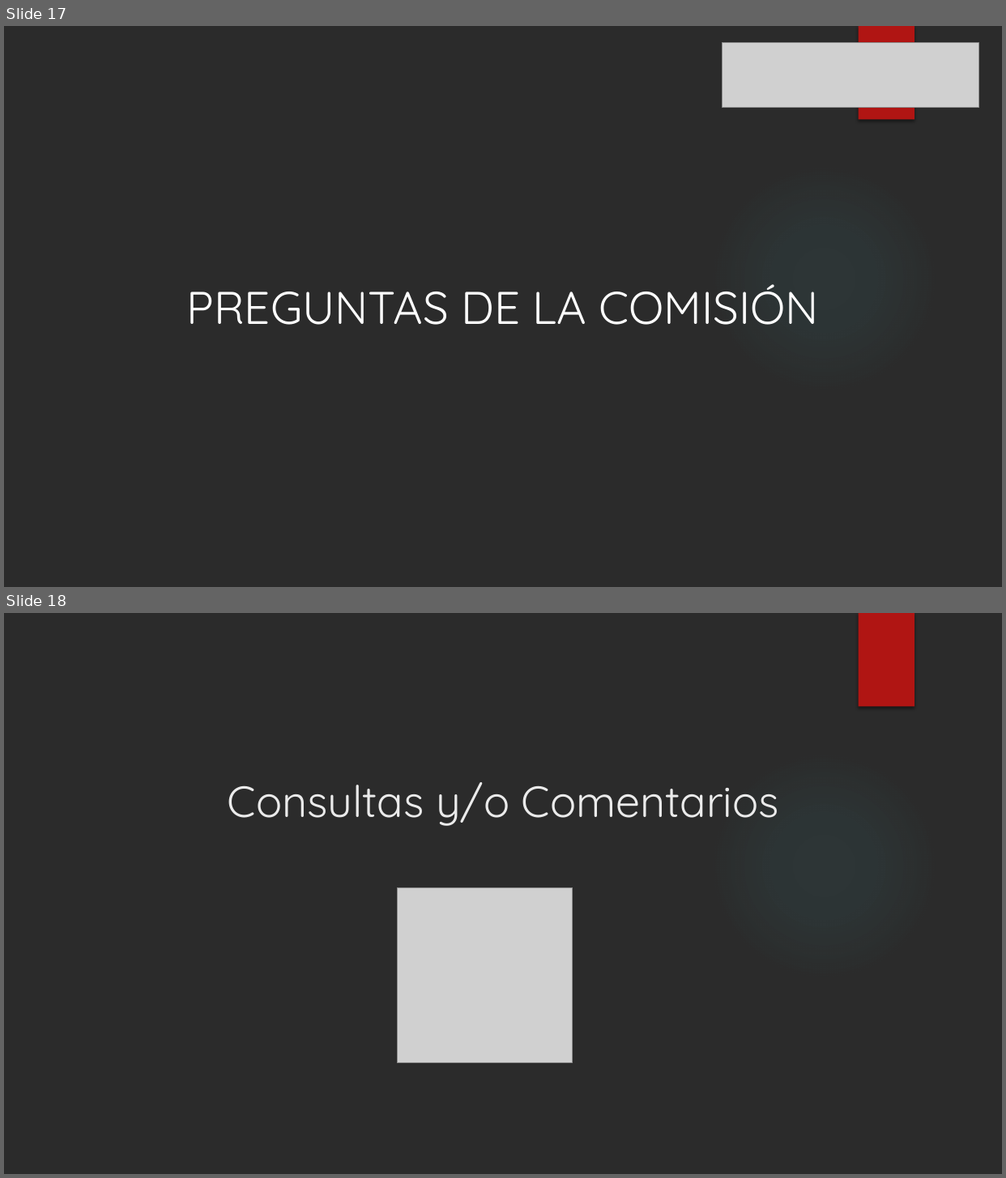
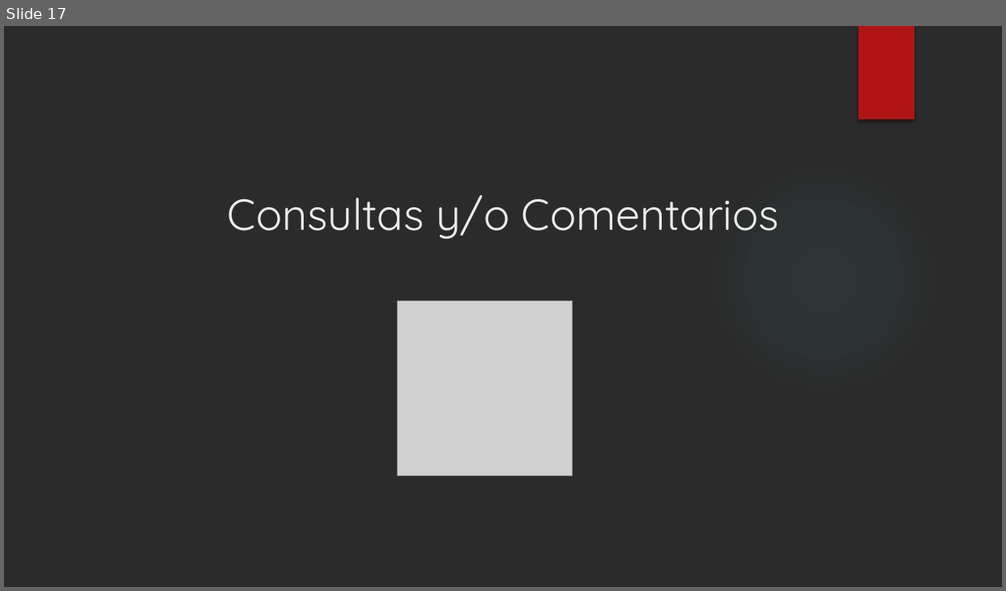
Before and after one commit to DiegoJimenez2003/Capstone_repo_06, a slide deck: Fase 2/Formato Presentación final 2025.pptx. Shown one above the other, each under a label of ours: slides 17 and 18 before the commit, slide 17 after it. The pictures are 1006x1178 and 1006x591 pixels, drawn with LibreOffice and Linux fonts; fonts in the diff are those of the drawing; grey boxes stand for pictures; background and template pictures are left out; a plain dark background stands for a picture behind light text. Boxes give left, top, right and bottom in pixels: in the first picture for what was removed or moved away, otherwise in the second. Text is boxed around its words. In the diff, an @@ line names an element or a change of style, - is before the commit and + after.

```diff
--- a/Fase 2/Formato Presentación final 2025.pptx
+++ b/Fase 2/Formato Presentación final 2025.pptx
@@ slide 17 removed at (4,26,1002,587), background picture (left out); not listed: 2 template elements that a slide beside it also shows @@
@@ picture removed at (722,43,979,108) @@
@@ text removed at (186,284,819,325) @@
-PREGUNTAS DE LA COMISIÓN
@@ what was slide 18 is now slide 17 @@
```
Also in this commit, not shown: 5 slides changed, 1 slide added, 1 other slide removed.
